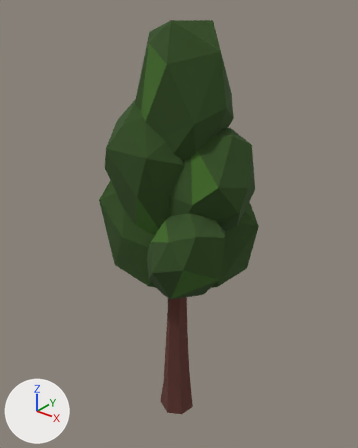
What one commit did to the FBX model environment/tree/Poplar_medium.fbx.
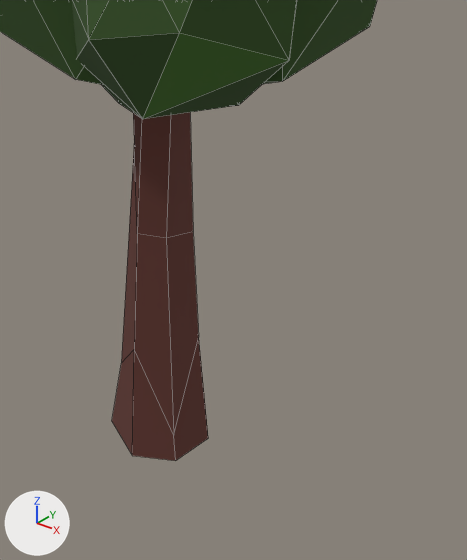
The first picture shows the older version from a 50 mm lens placed at (1.53, -1.88, 2.49), pointed at (-0.03, 0.06, 1.28). The close-ups show both versions on the part from 34% to 78% of the width and 58% to 100% of the height of that picture. The lights are fixed; the arrows at lower left show +X, +Y and +Z. The close-ups show mesh edges as thin lines.

The older version as bpy lines, for what is in view:
```python
me_circle_006 = bpy.data.meshes.new('Circle.006')
me_circle_006.from_pydata(...)  # 24 vertices, 20 faces; spans x -0.099..0.098, y -0.095..0.108, z -0.002..1.088
me_circle_006.materials.append(mat_resorses)  # picture img_resourses_texture_all_png
me_icosphere_010 = bpy.data.meshes.new('Icosphere.010')
me_icosphere_010.from_pydata(...)  # 168 vertices, 240 faces; spans x -0.472..0.433, y -0.343..0.36, z -0.578..0.842
me_icosphere_010.materials.append(mat_forest)  # picture img_forest_spot_texture_all_png
ob_poplar_crown_medium = bpy.data.objects.new('poplar_crown_Medium', me_icosphere_010)
ob_poplar_crown_medium.location = (-0.002, -0.004, 1.506)
ob_poplar_trunk_medium = bpy.data.objects.new('poplar_trunk_Medium', me_circle_006)
ob_poplar_trunk_medium.location = (-0.003, 0.0, 0.0)
```
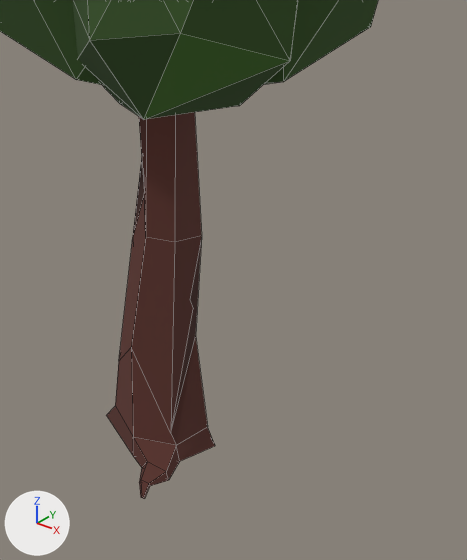
Changed parts and their boxes [x1, y1, x2, y2] in the close-ups (467 x 560 px):
'poplar_crown_Medium', moved: before [0, 0, 377, 119]; after [0, 0, 378, 119]
'poplar_trunk_Medium', reshaped, moved (13% wider, 11% taller): before [112, 112, 208, 461]; after [106, 112, 215, 499]
part 1 of me_circle_006, built on: before [112, 113, 208, 461]; after [106, 115, 215, 499]
part 2 of me_circle_006, surface changed: before [166, 112, 193, 238]; after [175, 112, 202, 242]

Patch to the scene script:
```diff
--- a/environment/tree/Poplar_medium.fbx.py
+++ b/environment/tree/Poplar_medium.fbx.py
@@ me_circle_006 @@
 # used by ob_poplar_trunk_medium; location = (-0.003, 0.0, 0.0)
-me_circle_006.from_pydata(...)  # 24 vertices, 20 faces; spans x -0.099..0.098, y -0.095..0.108, z -0.002..1.088
+me_circle_006.from_pydata(...)  # 63 vertices, 55 faces; spans x -0.121..0.118, y -0.17..0.162, z -0.006..1.088
+# me_circle_006 part 1
+# 7 vertices are removed from x -0.098..0.082, y -0.048..0.108, z -0.002..0.769
+# 16 faces are deleted
+# 4 vertices in x -0.054..0.06, y -0.07..0.039, z 0.555..0.603 move by (0.02, 0.0, 0.002)
+# 4 vertices in x -0.07..0.073, y -0.084..0.09, z 0.065..0.294 move by (-0.01, 0.0, 0.0)
+# 2 vertices move from x -0.099..0.098, y -0.048..0.047, z 0.001 to x -0.121..0.118, y -0.043..0.044, z -0.006..0.002
+# 46 vertices are added at x -0.102..0.101, y -0.17..0.162, z -0.002..0.988
+# 51 new faces join them
+# me_circle_006 part 2: 1 kept faces spanning x 0.04..0.08, y -0.035..0.036, z 0.557..1.088 get new texture (UV) coordinates
 me_circle_006.materials.append(mat_resorses)
@@ ob_poplar_trunk_medium @@
 ob_poplar_trunk_medium = bpy.data.objects.new('poplar_trunk_Medium', me_circle_006)
-ob_poplar_trunk_medium.location = (-0.003, 0.0, 0.0)
+ob_poplar_trunk_medium.location = (-0.001, 0.0, 0.0)
@@ ob_poplar_crown_medium @@
 ob_poplar_crown_medium = bpy.data.objects.new('poplar_crown_Medium', me_icosphere_010)
-ob_poplar_crown_medium.location = (-0.002, -0.004, 1.506)
+ob_poplar_crown_medium.location = (0.0, -0.004, 1.506)
```
